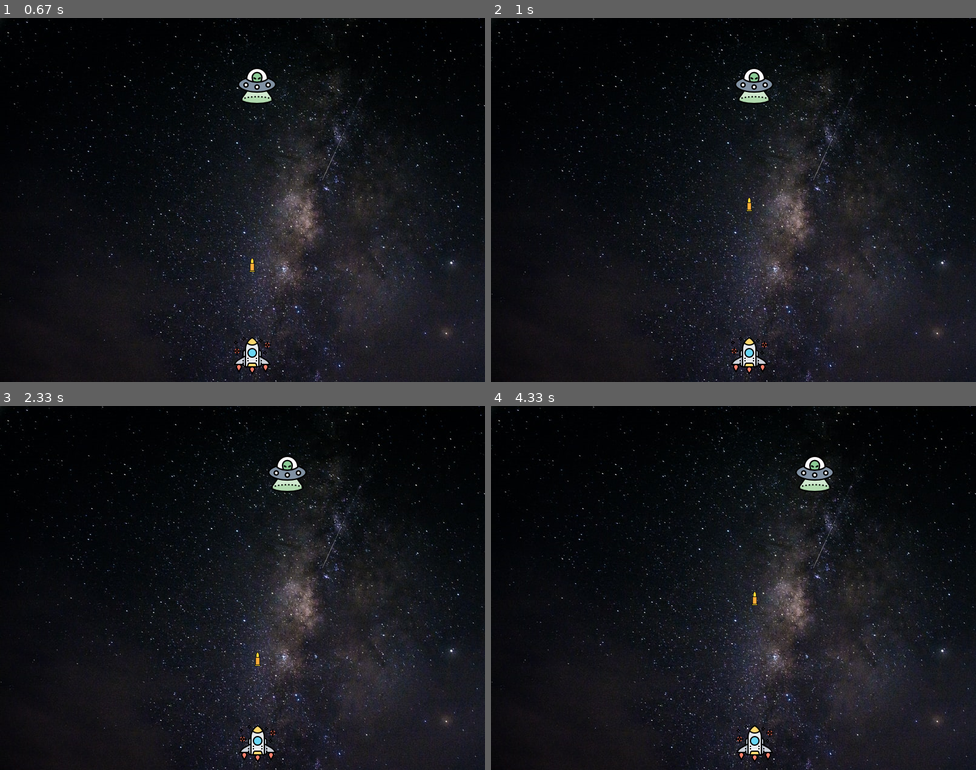
Above: before the commit, frames 1-4 (two rows, left to right).
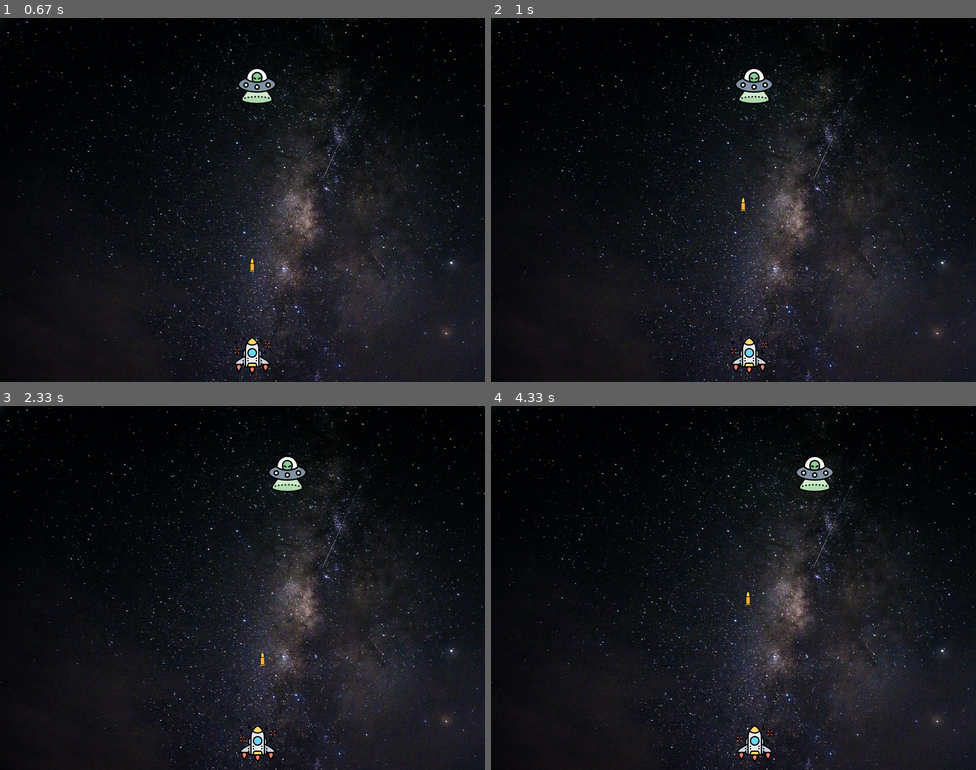
Above: after the commit, the same moments.

Repository: stephenh67/pygame_programs
Game: pygame game, started from space_invaders/si.py
The game is run twice, just before and just after one commit, with the same random seed, the same clock (stepped at 60 frames per second) and the same inputs.
Inputs:
- Up to frame 1 (0.67 s): tap Space at 0.33 s
- Up to frame 2 (1 s): hold Right from 0.67 s (still down); tap Space at 0.73 s
- Up to frame 3 (2.33 s): tap Space at 1.03, 1.23, 1.53, 1.73, 2.03, 2.3 s; release Right at 1.13 s; hold Right 1.17-1.63 s; hold Left 1.67-2.2 s; hold Left from 2.23 s (still down)
- Up to frame 4 (4.33 s): tap Space at 2.6, 2.73, 3.03, 3.4, 3.7, 3.9, 4.2 s; release Left at 2.63 s; hold Right 2.67-3.3 s; hold Left 3.33-3.8 s; hold Right 3.83-4.3 s

Frame 1 is identical in both runs. In frame 2, less than 0.1% of the frame differs, in the area x 51-54%, y 49-54%; in frame 3, less than 0.1%, in the area x 52-55%, y 67-72%; in frame 4, less than 0.1%.

Commit message:
remove bullet drift

Diff:
--- a/space_invaders/si.py
+++ b/space_invaders/si.py
@@ -70,7 +70,10 @@
             if event.key == pygame.K_RIGHT:
                 player_x_change = .5
             if event.key == pygame.K_SPACE:
-                fire_bullet(player_x, bullet_y)
+                if bullet_state == 'ready':
+                    # get the current x of ship
+                    bullet_x = player_x
+                    fire_bullet(player_x, bullet_y)
 
         if event.type == pygame.KEYUP:
             if event.key == pygame.K_LEFT or event.key == pygame.K_RIGHT:
@@ -82,7 +85,7 @@
     if player_x <= 0:
         player_x = 0
     elif player_x >= screen_width - player_width:
-        player_x = screen_width- player_width
+        player_x = screen_width - player_width
 
     #
     enemy_x += enemy_x_change
@@ -94,14 +97,14 @@
         enemy_x_change = -.5
         enemy_y += enemy_y_change
 
-
+    # check if bullet off screen
     if bullet_y <= 0:
         bullet_y = 480
         bullet_state = 'ready'
 
     # bullet movement
     if bullet_state == 'fire':
-        fire_bullet(player_x, bullet_y)
+        fire_bullet(bullet_x, bullet_y)
         bullet_y -= bullet_y_change
 
     player(player_x, player_y)
